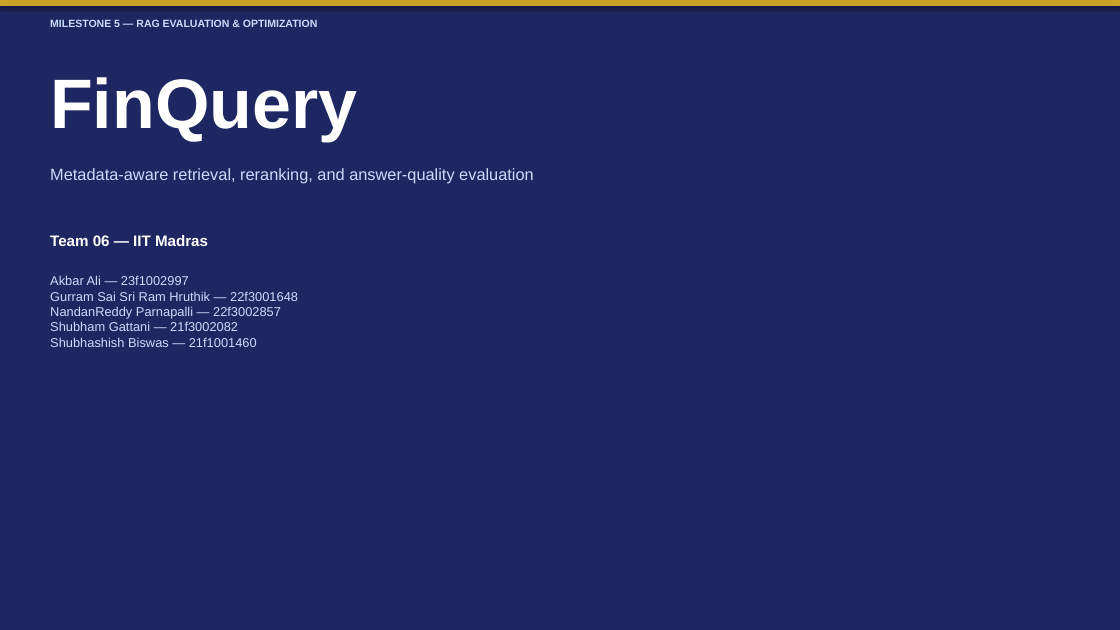
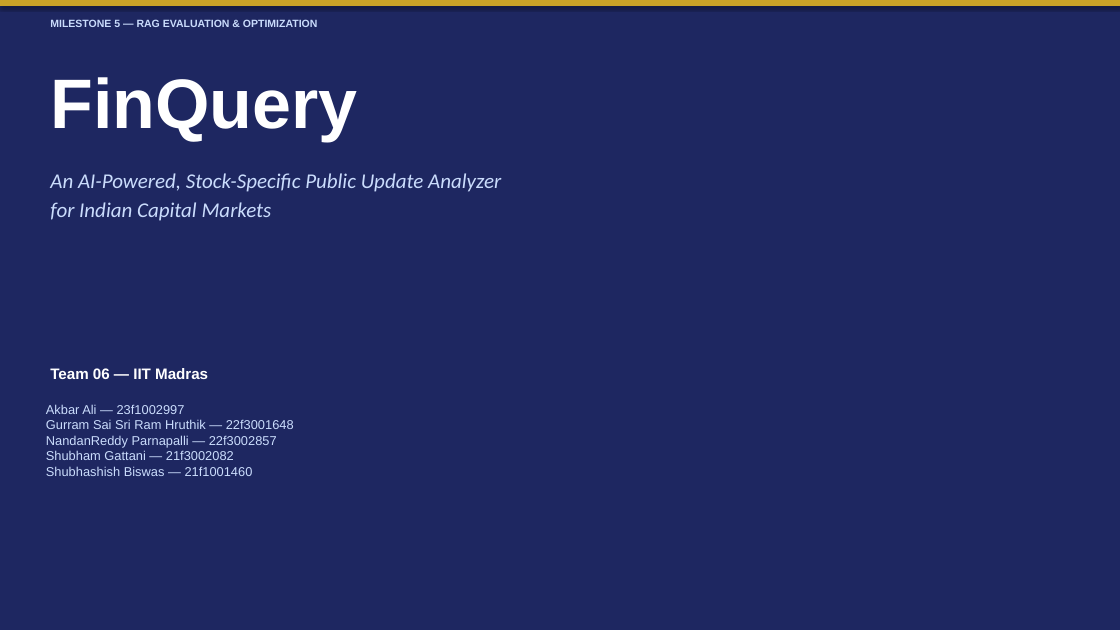
Before and after one commit to nandypi/Group-6-DS-and-AI-Lab-Project, a slide deck: slide 1 of Slides/DSAI_Team_6_Milestone5.pptx. Drawn at 1120x630 pixels with LibreOffice and Linux fonts; fonts in the diff are those of the drawing. Boxes give left, top, right and bottom in pixels: in the first picture for what was removed or moved away, otherwise in the second. Text is boxed around its words. In the diff, an @@ line names an element or a change of style, - is before the commit and + after.

```diff
--- a/Slides/DSAI_Team_6_Milestone5.pptx
+++ b/Slides/DSAI_Team_6_Milestone5.pptx
@@ text removed at [50, 168, 534, 183] @@
-Metadata-aware retrieval, reranking, and answer-quality evaluation
@@ text added at [50, 173, 501, 221], 18 pt, text #CADCFC, italic @@
+An AI-Powered, Stock-Specific Public Update Analyzer
+for Indian Capital Markets
@@ text "Team 06 — IIT Madras": place and size @@
-text "Team 06 — IIT Madras" at [50, 235, 208, 246]
+text "Team 06 — IIT Madras" at [50, 368, 208, 379]
@@ text "Akbar Ali — 23f1002997": place and size @@
-text "Akbar Ali — 23f1002997" at [50, 275, 298, 347]
+text "Akbar Ali — 23f1002997" at [46, 404, 294, 476]
```
Also in this commit, not shown: 10 other slides changed.
